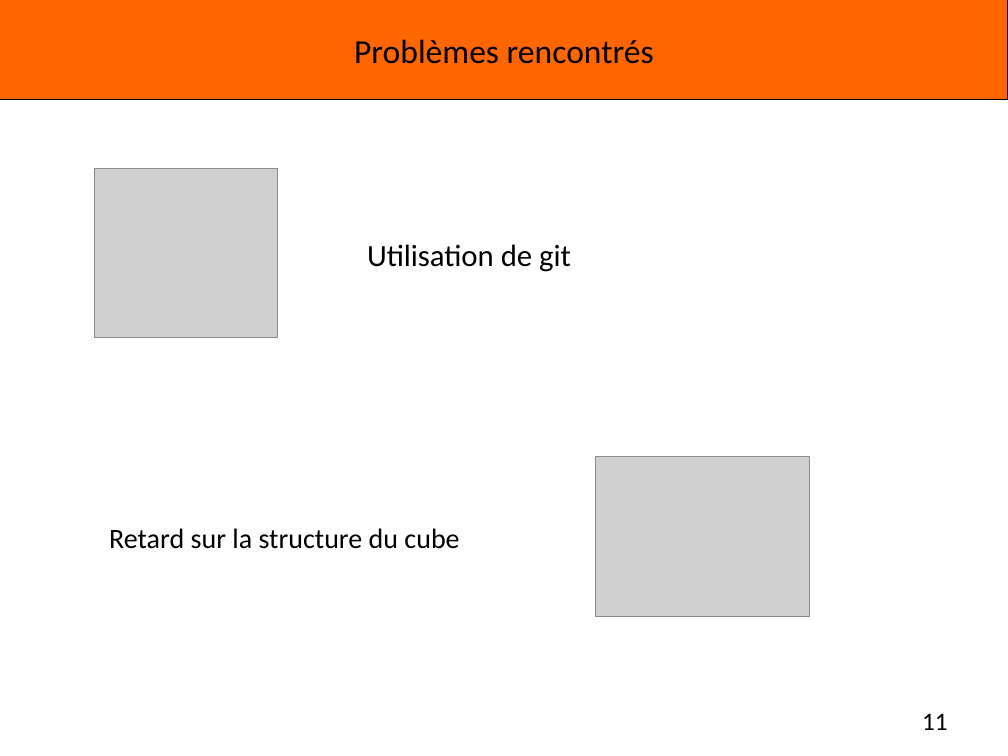
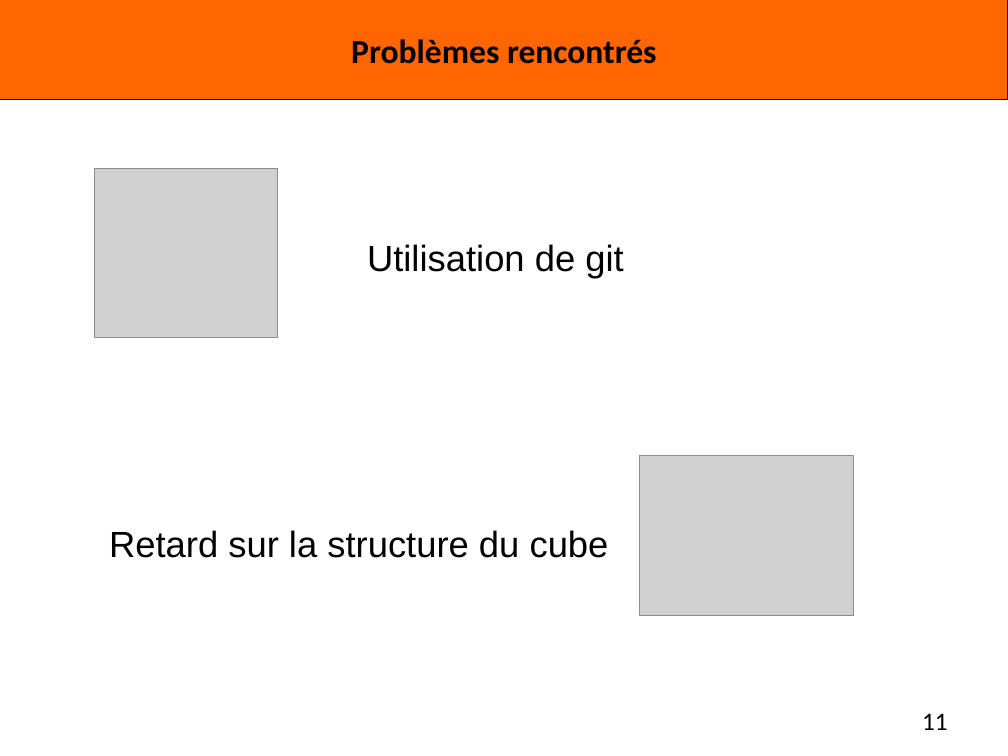
Before and after one commit to Miaxos/Polux, a slide deck: slide 11 of diapo_Presentation_poqb_soutenance_vendredi_15_janvier_2016.odp. Drawn at 1008x756 pixels with LibreOffice and Linux fonts; fonts in the diff are those of the drawing; grey boxes stand for pictures; background and template pictures are left out. Boxes give left, top, right and bottom in pixels: in the first picture for what was removed or moved away, otherwise in the second. Text is boxed around its words. In the diff, an @@ line names an element or a change of style, - is before the commit and + after.

Commit message:
[UPDATE] Correction des fautes d'orthographe et de quelques soucis de mise en page ; Ajustement des polices, tailles de caractères, etc. ; Ajout des images pour la diapo de Félix.

```diff
--- a/diapo_Presentation_poqb_soutenance_vendredi_15_janvier_2016.odp
+++ b/diapo_Presentation_poqb_soutenance_vendredi_15_janvier_2016.odp
@@ title "Problèmes rencontrés" at [351,39,657,64]: bold on @@
@@ text "Utilisation de git" at [367,244,623,279]: size 22 to 26 pt, font Calibri to Arial @@
@@ picture: place and size @@
-picture at [596,457,809,617]
+picture at [639,456,853,616]
@@ text "Retard sur la structure du ..." at [109,530,609,558]: size 20 to 26 pt, font Calibri to Arial @@
```
Also in this commit, not shown: 14 other slides changed.
